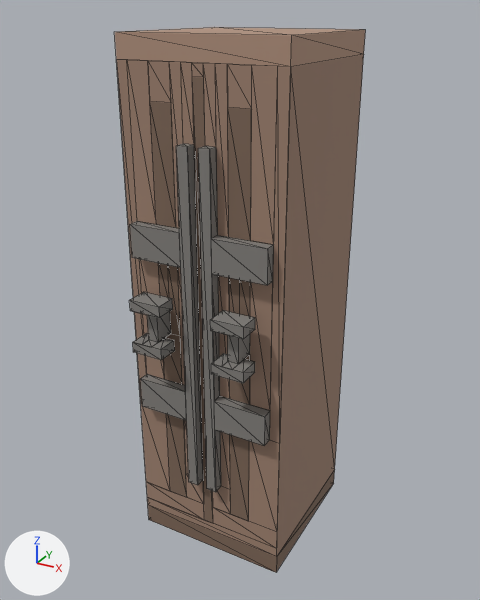
The glTF model assets/interiores/archivador_recetas_selladas_01.glb, before and after one commit.
Both versions are drawn from a 50 mm camera at (1.84, -3.42, 3.31) aimed at (0.0, -0.08, 1.64). The axes (+X, +Y, +Z) are drawn at lower left. The lights are the same throughout. The older version comes first. Mesh edges are drawn as thin lines. Vertices at exactly the same position are counted once.

Script lines for the objects in view, before the commit:
```python
me_archivador_recetas_selladas = bpy.data.meshes.new('archivador_recetas_selladas')
me_archivador_recetas_selladas.from_pydata(...)  # 180 vertices, 240 faces; spans x -0.5..0.5, y -0.7..0.5, z 0.0..3.2
me_archivador_recetas_selladas.materials.append(mat_vertexcolor)
ob_archivador_recetas_selladas = bpy.data.objects.new('archivador_recetas_selladas', me_archivador_recetas_selladas)
ob_archivador_recetas_selladas.location = (0.0, 0.0, 0.0)
```
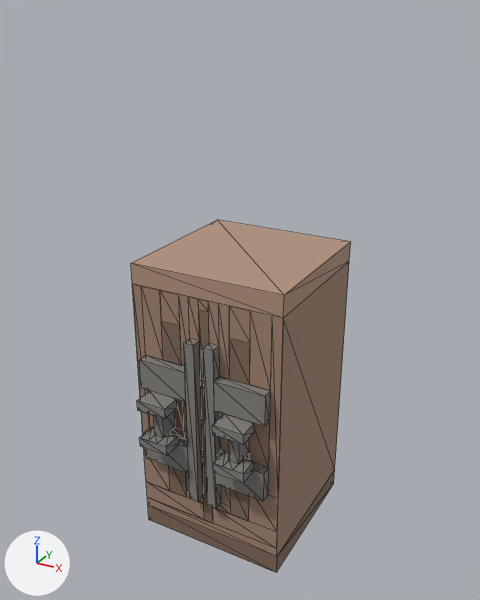
Changed parts and their boxes (x1, y1, x2, y2) in the pictures (480 x 600 px; the box of a moved part takes in the faces that stretch with it):
'archivador_recetas_selladas', reshaped (12% narrower, 35% shorter)
    before: (115, 27, 365, 572)
    after: (131, 220, 351, 572)
part 1 of me_archivador_recetas_selladas, moved or reshaped
    before: (115, 27, 365, 532)
    after: (131, 220, 351, 532)
part 2 of me_archivador_recetas_selladas, moved or reshaped
    before: (176, 62, 218, 492)
    after: (184, 297, 220, 509)
part 3 of me_archivador_recetas_selladas, moved or reshaped
    before: (130, 221, 274, 336)
    after: (139, 356, 271, 430)
part 4 of me_archivador_recetas_selladas, moved or reshaped
    before: (130, 292, 255, 383)
    after: (137, 391, 254, 483)
part 5 of me_archivador_recetas_selladas, moved or reshaped
    before: (139, 259, 280, 532)
    after: (144, 390, 278, 532)
part 6 of me_archivador_recetas_selladas, moved or reshaped
    before: (184, 420, 231, 514)
    after: (186, 473, 231, 514)

The edits, one by one:
me_archivador_recetas_selladas is used by ob_archivador_recetas_selladas; location (0.0, 0.0, 0.0).
me_archivador_recetas_selladas had 180 vertices, 240 faces and spanned x -0.5..0.5, y -0.7..0.5, z 0.0..3.2.
me_archivador_recetas_selladas now has 180 vertices, 240 faces and spans x -0.5..0.5, y -0.7..0.5, z 0.0..1.93.
me_archivador_recetas_selladas part 1: all 24 vertices in x -0.5..0.5, y -0.5..0.5, z 2.87..3.2 are moved by (0.0, 0.0, -1.27).
me_archivador_recetas_selladas part 2: all 8 vertices in x -0.1..0.1, y -0.57..-0.5, z 2.67 are moved by (0.0, 0.0, -1.13).
me_archivador_recetas_selladas part 3: all 26 vertices in x -0.43..0.43, y -0.57..-0.5, z 2.0..2.2 are moved by (0.0, 0.0, -0.87).
me_archivador_recetas_selladas part 4: all 66 vertices in x -0.37..0.37, y -0.7..-0.5, z 1.47..1.8 are moved by (0.0, 0.0, -0.67).
me_archivador_recetas_selladas part 5: all 26 vertices in x -0.5..0.5, y -0.57..-0.5, z 1.0..1.2 are moved by (0.0, 0.0, -0.4).
me_archivador_recetas_selladas part 6: all 10 vertices in x -0.17..0.17, y -0.57..-0.5, z 0.53 are moved by (0.0, 0.0, -0.13).
